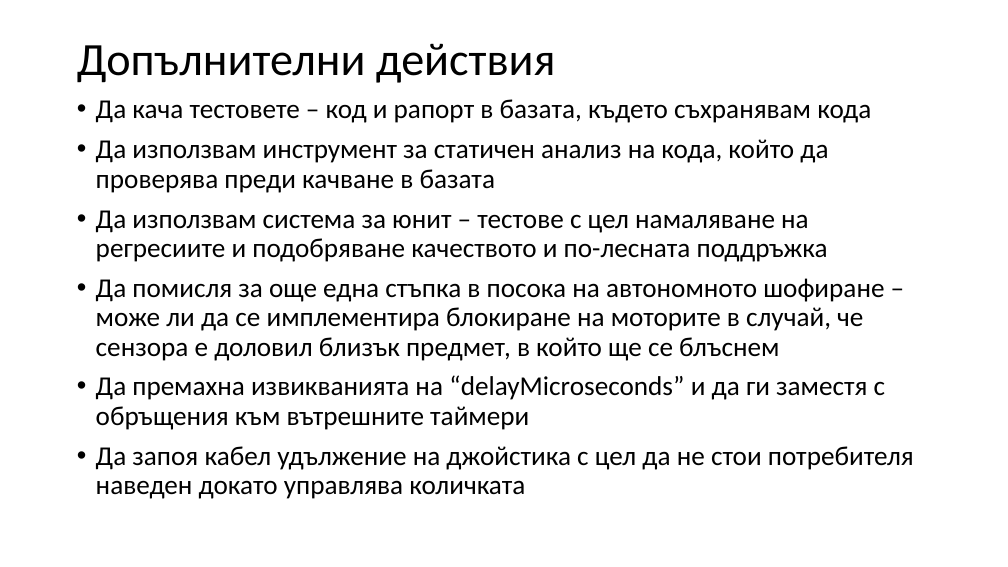
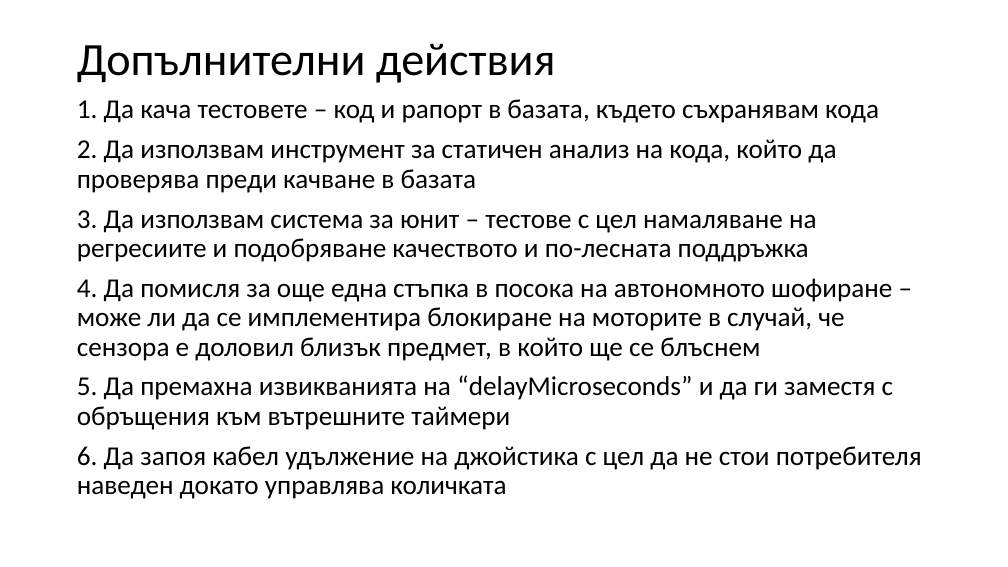
Before and after one commit to PavelKanazirev/arduino, a slide deck: slide 7 of docs/Presentation/ProjectKosmatko.pptx. Drawn at 1008x567 pixels with LibreOffice and Linux fonts; fonts in the diff are those of the drawing. Boxes give left, top, right and bottom in pixels: in the first picture for what was removed or moved away, otherwise in the second. Text is boxed around its words. In the diff, an @@ line names an element or a change of style, - is before the commit and + after.

```diff
--- a/docs/Presentation/ProjectKosmatko.pptx
+++ b/docs/Presentation/ProjectKosmatko.pptx
@@ text at (77,99,922,499): text changed @@
-• Да кача тестовете – код и рапорт в базата, където съхранявам кода
-• Да използвам инструмент за статичен анализ на кода, който да проверява преди качване в базата
-• Да използвам система за юнит – тестове с цел намаляване на регресиите и подобряване качеството и по-лесната поддръжка
-• Да помисля за още една стъпка в посока на автономното шофиране – може ли да се имплементира блокиране на моторите в случай, че сензора е доловил близък предмет, в който ще се блъснем
-• Да премахна извикванията на “delayMicroseconds” и да ги заместя с обръщения към вътрешните таймери
-• Да запоя кабел удължение на джойстика с цел да не стои потребителя наведен докато управлява количката
+1. Да кача тестовете – код и рапорт в базата, където съхранявам кода
+2. Да използвам инструмент за статичен анализ на кода, който да проверява преди качване в базата
+3. Да използвам система за юнит – тестове с цел намаляване на регресиите и подобряване качеството и по-лесната поддръжка
+4. Да помисля за още една стъпка в посока на автономното шофиране – може ли да се имплементира блокиране на моторите в случай, че сензора е доловил близък предмет, в който ще се блъснем
+5. Да премахна извикванията на “delayMicroseconds” и да ги заместя с обръщения към вътрешните таймери
+6. Да запоя кабел удължение на джойстика с цел да не стои потребителя наведен докато управлява количката
```
Also in this commit, not shown: 2 other slides changed.
